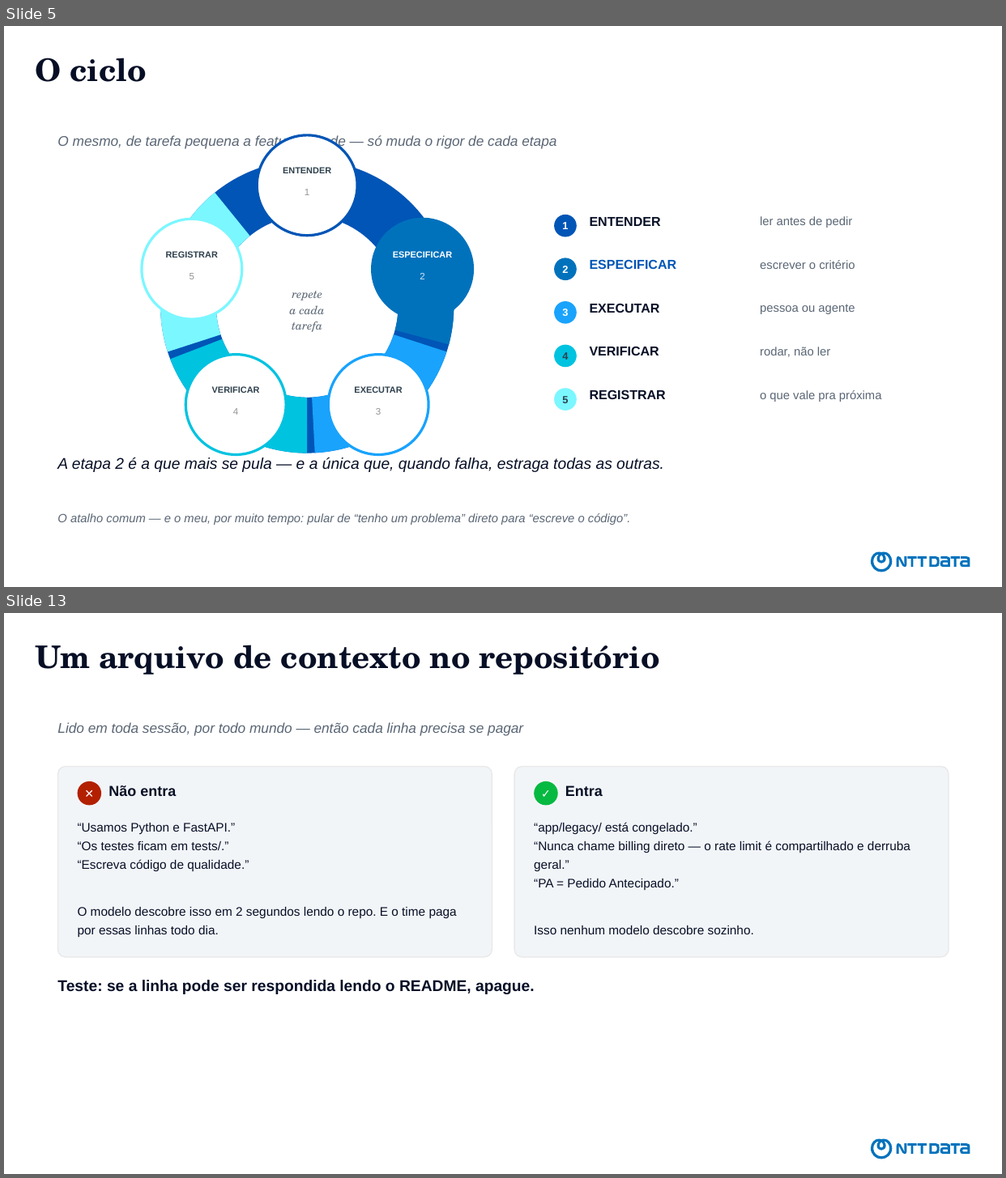
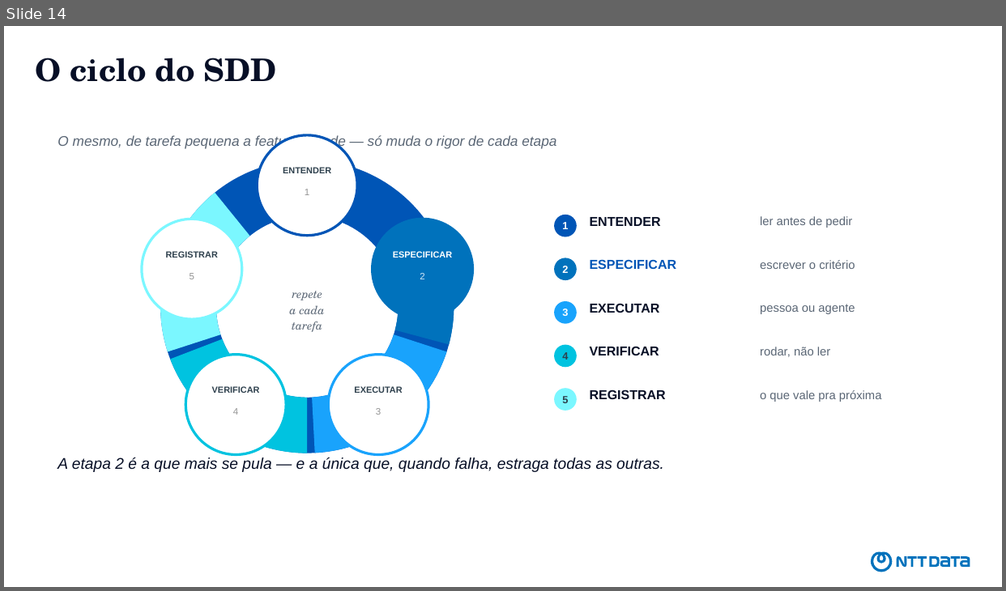
Before and after one commit to devdiasbr/boas-praticas-ia, a slide deck: apresentacao/como-eu-uso-ia.pptx. Shown one above the other, each under a label of ours: slides 5 and 13 before the commit, slide 14 after it; the slides between them are not shown. The pictures are 1006x1178 and 1006x591 pixels, drawn with LibreOffice and Linux fonts; fonts in the diff are those of the drawing. Boxes give left, top, right and bottom in pixels: in the first picture for what was removed or moved away, otherwise in the second. Text is boxed around its words. In the diff, an @@ line names an element or a change of style, - is before the commit and + after.

```diff
--- a/apresentacao/como-eu-uso-ia.pptx
+++ b/apresentacao/como-eu-uso-ia.pptx
@@ slide 13 removed at bbox=[4, 613, 1002, 1174], background #FFFFFF; not listed: 1 template element that a slide beside it also shows @@
@@ title removed at bbox=[35, 645, 660, 675] @@
-Um arquivo de contexto no repositório
@@ text removed at bbox=[57, 722, 523, 736] @@
-Lido em toda sessão, por todo mundo — então cada linha precisa se pagar
@@ rounded rectangle removed at bbox=[58, 766, 492, 957] @@
@@ ellipse removed at bbox=[78, 781, 101, 806] @@
@@ text removed at bbox=[78, 781, 101, 806] @@
-✕
@@ rounded rectangle removed at bbox=[514, 766, 948, 957] @@
@@ ellipse removed at bbox=[534, 781, 558, 806] @@
@@ text removed at bbox=[534, 781, 558, 806] @@
-✓
@@ text removed at bbox=[108, 786, 176, 796] @@
-Não entra
@@ text removed at bbox=[565, 786, 603, 796] @@
-Entra
@@ text removed at bbox=[78, 823, 457, 937] @@
-“Usamos Python e FastAPI.”
-“Os testes ficam em tests/.”
-“Escreva código de qualidade.”
-O modelo descobre isso em 2 segundos lendo o repo. E o time paga por essas linhas todo dia.
@@ text removed at bbox=[534, 822, 910, 935] @@
-“app/legacy/ está congelado.”
-“Nunca chame billing direto — o rate limit é compartilhado e derruba geral.”
-“PA = Pedido Antecipado.”
-Isso nenhum modelo descobre sozinho.
@@ text removed at bbox=[57, 980, 535, 995] @@
-Teste: se a linha pode ser respondida lendo o README, apague.
@@ what was slide 5 is now slide 14 @@
@@ slide 14 changed as well @@
@@ title at bbox=[35, 58, 277, 82]: text changed @@
-O ciclo
+O ciclo do SDD
@@ text removed at bbox=[57, 514, 631, 525] @@
-O atalho comum — e o meu, por muito tempo: pular de “tenho um problema” direto para “escreve o código”.
```
Also in this commit, not shown: 6 other slides changed, 17 slides added, 14 other slides removed, 2 other files.
